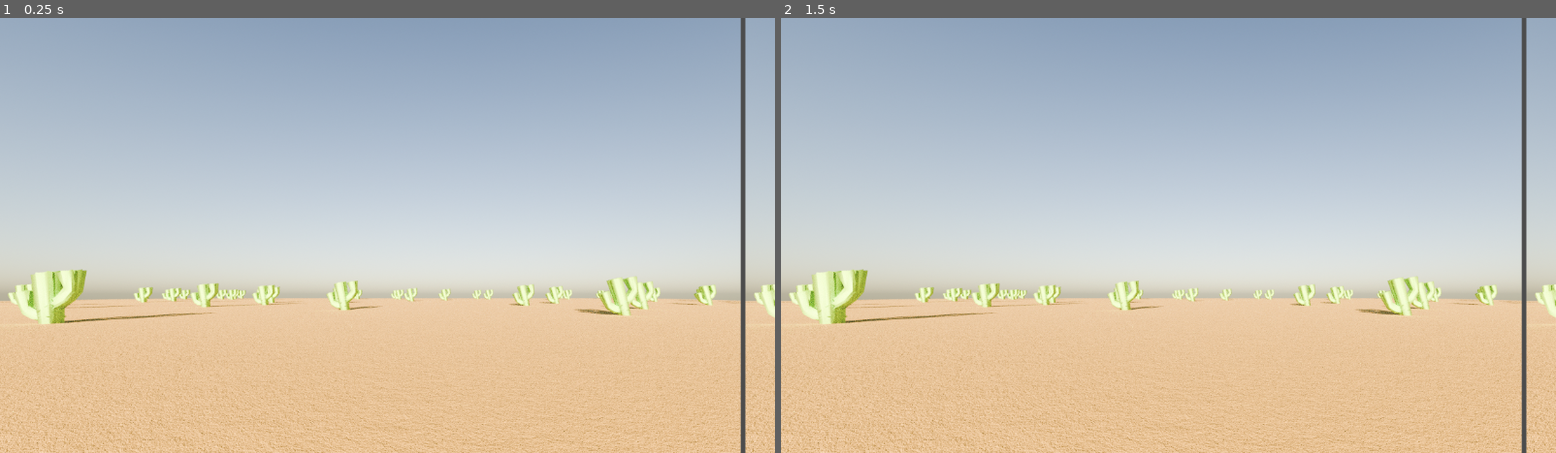
Above: before the commit, frames 1-2 (left to right).
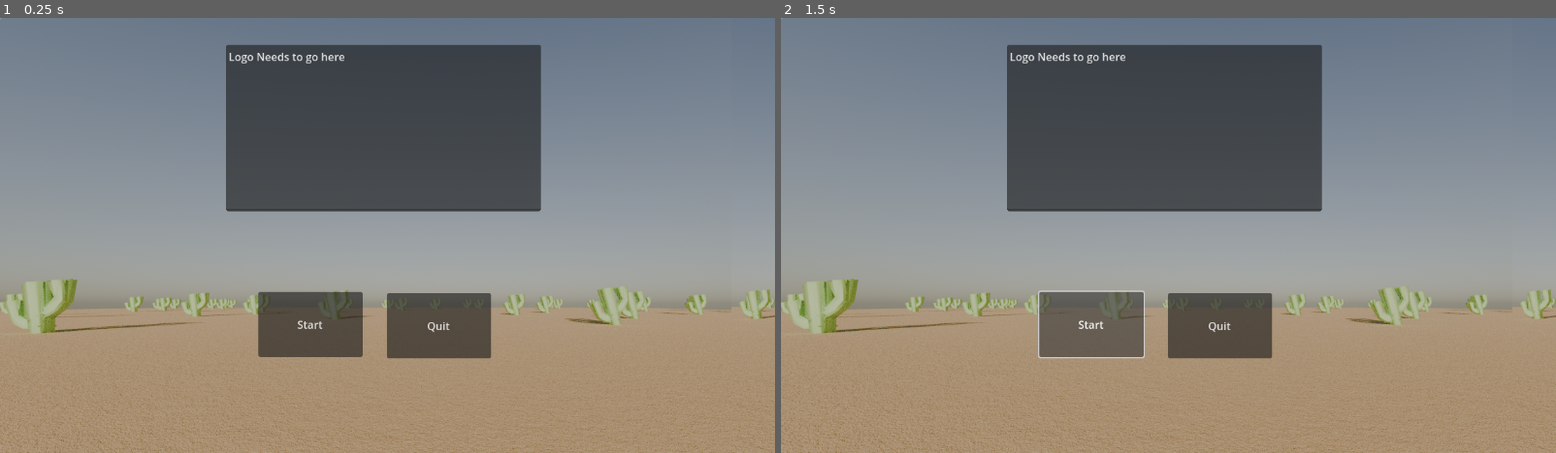
Above: after the commit, the same moments.

Repository: Burns3y/Pedro
Game: Godot game, scene res://scenes/levels/level_1.tscn
The game is run twice, just before and just after one commit, with the same random seed, the same clock (stepped at 60 frames per second) and the same inputs.
Inputs (mouse positions are in pixels of both pictures, inside the frame that each line leads up to):
- Up to frame 1 (0.25 s): no input
- Up to frame 2 (1.5 s): click (1091, 322) at 0.5 s, where only the run after the commit has a clickable "Start"; click (1091, 322) at 1.25 s, where only the run after the commit has a clickable "Start"

The runs differ from the first frame. In frame 1, 100% of the frame differs, in the area x 0-100%, y 0-100%; in frame 2, 100%.

Commit message:
Linked start screen, edited bg

Diff:
--- a/scenes/levels/level_1.tscn
+++ b/scenes/levels/level_1.tscn
@@ -1,13 +1,16 @@
-[gd_scene load_steps=2 format=3 uid="uid://ciytqqd3poxt0"]
+[gd_scene load_steps=3 format=3 uid="uid://ciytqqd3poxt0"]
 
 [ext_resource type="Texture2D" uid="uid://4853smc3bg2i" path="res://assets/backgrounds/pedro_bg3.png" id="1_hjvpk"]
+[ext_resource type="PackedScene" uid="uid://clfobl0mkqxle" path="res://scenes/levels/Start Screen/start_screen.tscn" id="2_4smwf"]
 
 [node name="Level1" type="Node2D"]
 
-[node name="PedroBg3" type="Sprite2D" parent="."]
-position = Vector2(550, 330)
+[node name="PedroBg4" type="Sprite2D" parent="."]
+position = Vector2(1163, 343)
 texture = ExtResource("1_hjvpk")
 
-[node name="PedroBg4" type="Sprite2D" parent="."]
-position = Vector2(1659, 330)
+[node name="PedroBg3" type="Sprite2D" parent="."]
+position = Vector2(536, 344)
 texture = ExtResource("1_hjvpk")
+
+[node name="Start_Screen" parent="." instance=ExtResource("2_4smwf")]
